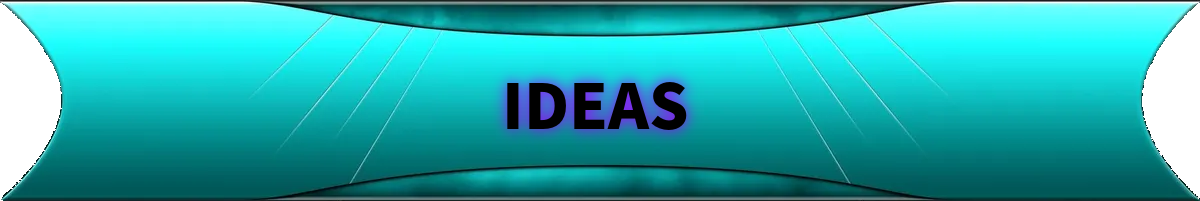
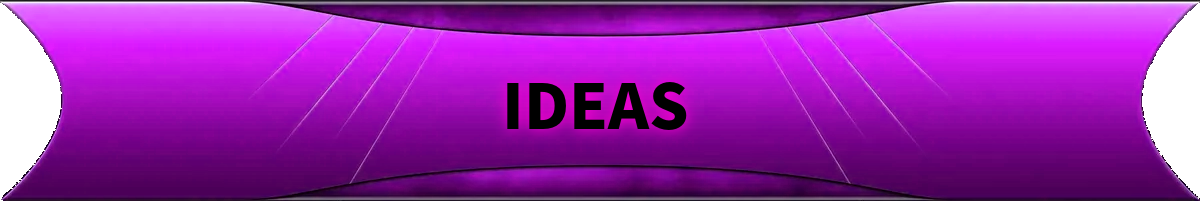
Layer changes from the first w=1200, h=201 image to the second:
painted on "IDEAS #1" over (x1=479, y1=55, x2=714, y2=157)
painted on "238dac0352fdf288277ad408d74d0a11.webp" over (x1=0, y1=0, x2=1200, y2=201)
